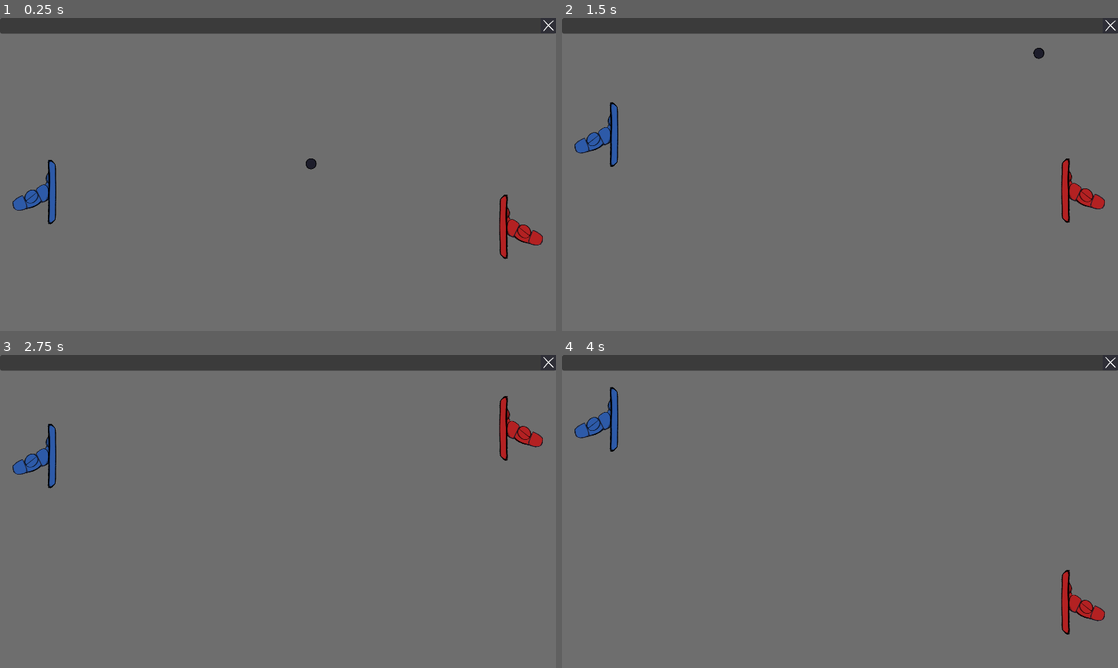
Above: before the commit, frames 1-4 (two rows, left to right).
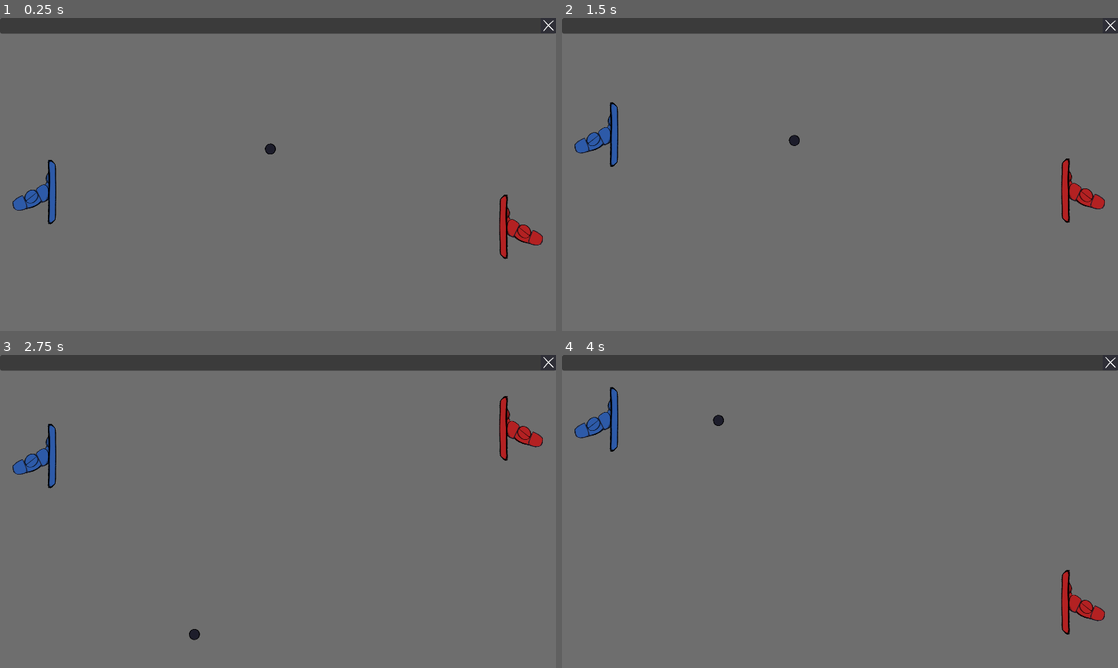
Above: after the commit, the same moments.

Repository: parrotwise/gmtk26-pong
Game: Godot game, scene res://Scenes/game_scene.tscn
The game is run twice, just before and just after one commit, with the same random seed, the same clock (stepped at 60 frames per second) and the same inputs.
Inputs:
- Up to frame 1 (0.25 s): no input
- Up to frame 2 (1.5 s): hold Up (ui_up) 0.53-1.28 s; hold Down (ui_down) from 1.28 s (still down)
- Up to frame 3 (2.75 s): release Down (ui_down) at 2.03 s; hold Up (ui_up) from 2.03 s (still down)
- Up to frame 4 (4 s): release Up (ui_up) at 3.53 s; hold Down (ui_down) from 3.53 s (still down)

The runs differ from the first frame. In frame 1, 0.1% of the frame differs, in the area x 47-57%, y 40-49%; in frame 2, 0.1%, in the area x 40-87%, y 9-41%; in frame 3, less than 0.1%; in frame 4, less than 0.1%.

Commit message:
Swap window size queries with viewport size, remove ball-paddle collision grace period in the first template to mitigate overengineering

Diff:
--- a/Scripts/ball.gd
+++ b/Scripts/ball.gd
@@ -8,17 +8,15 @@
 var position_y_min: float:
 	get: return GameManager.ui.top_bar.size.y
 var position_y_max: float:
-	get: return DisplayServer.window_get_size().y
+	get: return get_viewport().size.y
 var collider_radius: float:
 	get: return $Collider.shape.radius
 
 var direction: float # in radians
-var grace_period: int # in physics frames, where paddle collisions are ignored to prevent jitter
 
 
 func _ready() -> void:
-	direction = RandUtil.randfloat(0, 2*PI)
-	grace_period = 0
+	direction = RandUtil.randfloat(PI, 3*PI/2)
 
 	body_entered.connect(_on_body_entered)
 
@@ -33,14 +31,7 @@
 		position = Vector2(position.x, clampf(position.y, position_y_min, position_y_max))
 		direction = 2*PI - direction
 
-	if grace_period:
-		grace_period -= 1
-
 
 func _on_body_entered(_body: Node2D):
-	if grace_period:
-		return
-
 	direction = PI - direction
 	speed *= 1 + pct_speedup_per_bump / 100.0
-	grace_period += 2
--- a/Scripts/opponent.gd
+++ b/Scripts/opponent.gd
@@ -12,7 +12,7 @@
 var position_y_min: float:
 	get: return $Collider.shape.height / 2
 var position_y_max: float:
-	get: return DisplayServer.window_get_size().y - $Collider.shape.height / 2
+	get: return get_viewport().size.y - $Collider.shape.height / 2
 
 
 @export var speed: float = 200
--- a/Scripts/player.gd
+++ b/Scripts/player.gd
@@ -13,4 +13,4 @@
 
 	move_and_slide()
 
-	position.y = clamp(position.y, 0, DisplayServer.window_get_size().y)
+	position.y = clamp(position.y, 0, get_viewport().size.y)
